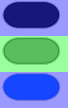
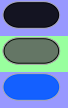
The second 68×108 image is a revision of the first. Changes to its layers:
moved "Factory" above "68x36", painted on it over [left=2, top=1, right=61, bottom=101]
